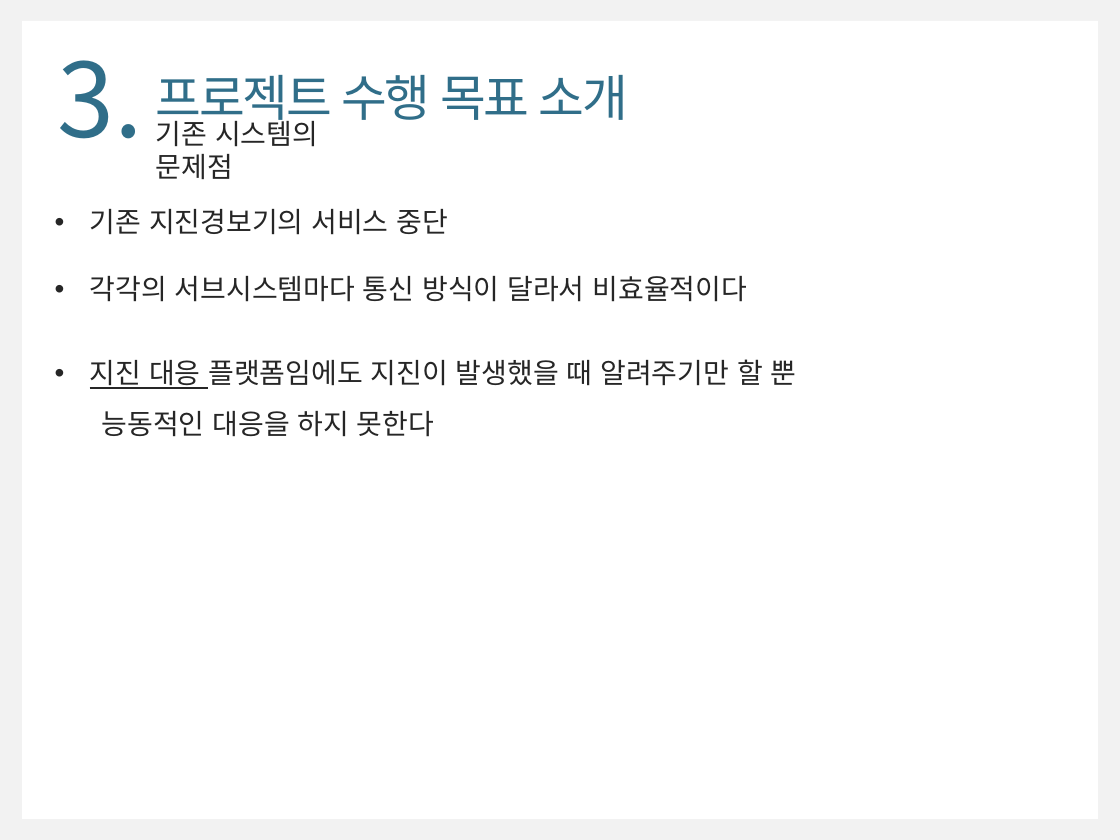
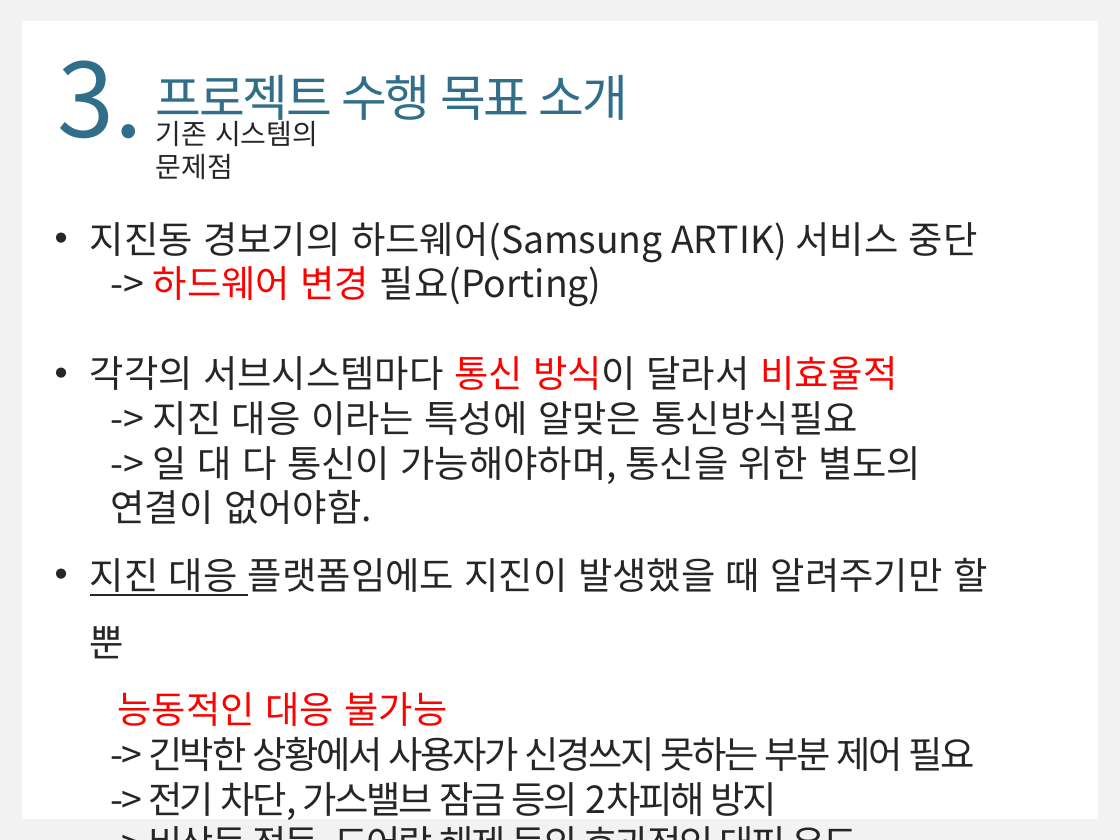
Before and after one commit to WongyuLee/KNU_SoftwareEngineering_2Team, a slide deck: slide 7 of doc/SoftwareEngineering_2Team(최종).pptx (slide 8 before the commit). Drawn at 1120x840 pixels with LibreOffice and Linux fonts; fonts in the diff are those of the drawing. Boxes give left, top, right and bottom in pixels: in the first picture for what was removed or moved away, otherwise in the second. Text is boxed around its words. In the diff, an @@ line names an element or a change of style, - is before the commit and + after.

```diff
--- a/doc/SoftwareEngineering_2Team(최종).pptx
+++ b/doc/SoftwareEngineering_2Team(최종).pptx
@@ text at (90,222,978,524): text changed; size 18 to 24 pt @@
-• 기존 지진경보기의 서비스 중단
-• 각각의 서브시스템마다 통신 방식이 달라서 비효율적이다
+• 지진동 경보기의 하드웨어(Samsung ARTIK) 서비스 중단
+  -> 하드웨어 변경 필요(Porting)
+• 각각의 서브시스템마다 통신 방식이 달라서 비효율적
+  -> 지진 대응 이라는 특성에 알맞은 통신방식필요
+  -> 일 대 다 통신이 가능해야하며, 통신을 위한 별도의 연결이 없어야함.
@@ text at (90,557,987,659): size 18 to 24 pt in "지진 대응 플랫폼임에도 지진이 발생했을 때 알려주기만 ..." @@
@@ text at (117,692,975,820): text changed; size 18 to 24 pt @@
-능동적인 대응을 하지 못한다
+능동적인 대응 불가능
+  -> 긴박한 상황에서 사용자가 신경쓰지 못하는 부분 제어 필요
+  -> 전기 차단, 가스밸브 잠금 등의 2차피해 방지
+  -> 비상등 점등, 도어락 해제 등의 효과적인 대피 유도
```
Also in this commit, not shown: 5 other slides changed, 6 slides added, 5 slides removed, 2 other files.
